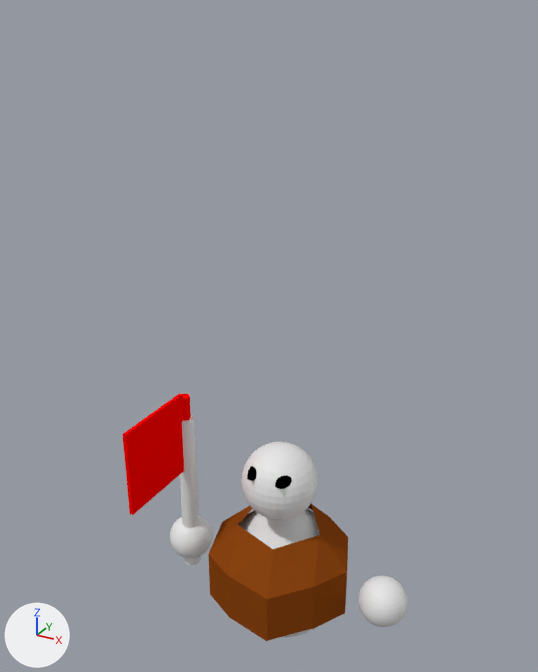
What one commit did to the Blender file Assets/Enemies/Blend Files/OrcBrute.blend.
Camera for both pictures: a 50 mm lens placed at (8.26, -15.12, 17.05), pointed at (-1.46, 2.55, 8.22). The axes (+X, +Y, +Z) are drawn at lower left. The lights are the same throughout.
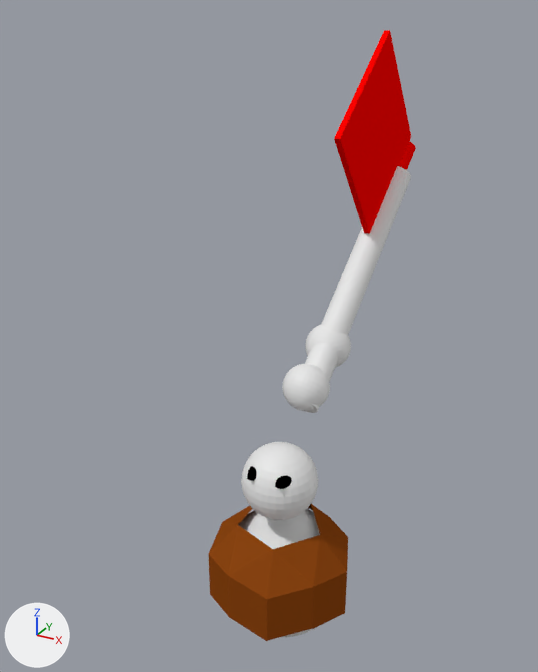
The edits, one by one:
Object 'Sphere.002' (ob_sphere_002) moves from (3.32, 0.38, 2.07) to (0.12, 3.31, 7.94).
Object 'Sphere.001' (ob_sphere_001) moves from (-3.01, 0.31, 1.89) to (0.1, 1.89, 7.21).
Object 'Sphere.001' (ob_sphere_001) turns from (0, 0, 0) to (-52, 0, 0) degrees about x, y and z.
Object 'Cylinder.001' (ob_cylinder_001) moves from (-2.96, 0.25, 6.52) to (0.16, 8.64, 12.47).
Object 'Cylinder.001' (ob_cylinder_001) turns from (0, 0, 0) to (-52, 0, 0) degrees about x, y and z.
Object 'Cylinder.001' (ob_cylinder_001) is rescaled from (1.56, 1.56, 1.56) to (2.58, 2.58, 2.58).
Object 'Cylinder' (ob_cylinder) moves from (-2.96, 0.25, 3.62) to (0.2, 4.91, 9.45).
Object 'Cylinder' (ob_cylinder) turns from (0, 0, 0) to (-52, 0, 0) degrees about x, y and z.
Object 'Cylinder' (ob_cylinder) is rescaled from (2.58, 2.58, 2.58) to (4.27, 4.27, 4.27).

Changed parts and their boxes [x1, y1, x2, y2] in the pictures (538 x 672 px):
'Cylinder.001', moved, turned, rescaled: before [123, 394, 191, 515]; after [334, 30, 416, 234]
'Cylinder', moved, turned, rescaled: before [180, 414, 201, 565]; after [305, 166, 411, 413]
'Sphere.001', moved, turned: before [170, 516, 213, 558]; after [282, 363, 330, 411]
'Sphere.002', moved: before [358, 575, 407, 627]; after [305, 324, 351, 368]
